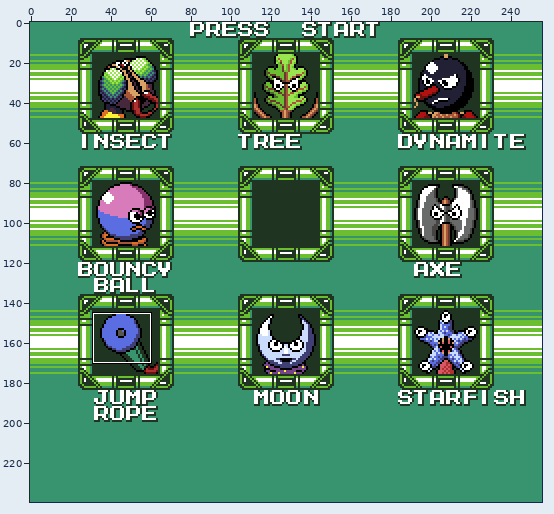
One commit to this pixel-art file: dist/data/levels/SDD.aseprite. Above, an overview of the earlier version with the close-up marked.
Close-up. Earlier state:
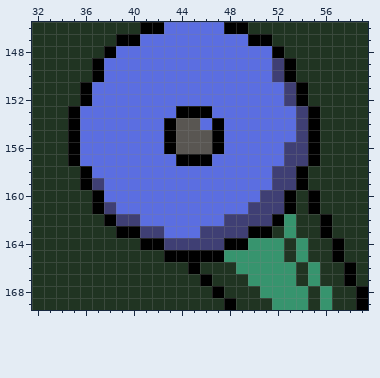
256x240 pixels, 1 frame. Shown: x 32..59, y 146..169.
Now the later version:
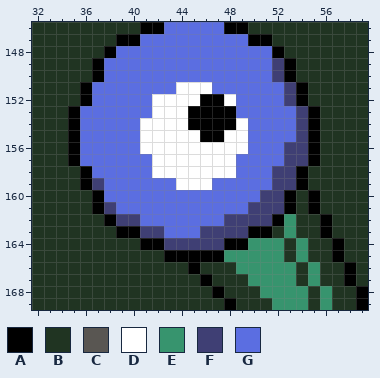
Palette (. is transparent): A #000000  B #203422  C #595652  D #ffffff  E #37946e  F #3f3f74  G #5b6ee1
From old to new:
@@ x 39..51 @@
 150 GGGGGGGGGGGGG
-151 GGGGGGGGGGGGG
-152 GGGGGGGGGGGGG
-153 GGGGGAAAGGGGG
-154 GGGGACCGAGGGG
-155 GGGGACCCAGGGG
-156 GGGGACCCAGGGG
-157 GGGGGAAAGGGGG
-158 GGGGGGGGGGGGG
-159 GGGGGGGGGGGGG
+151 GGGGGDDDGGGGG
+152 GGGDDDDAADGGG
+153 GGGDDDAAAAGGG
+154 GGDDDDAAAADGG
+155 GGDDDDDAADDGG
+156 GGDDDDDDDDDGG
+157 GGGDDDDDDDGGG
+158 GGGDDDDDDDGGG
+159 GGGGGDDDGGGGG
 160 GGGGGGGGGGGGF
